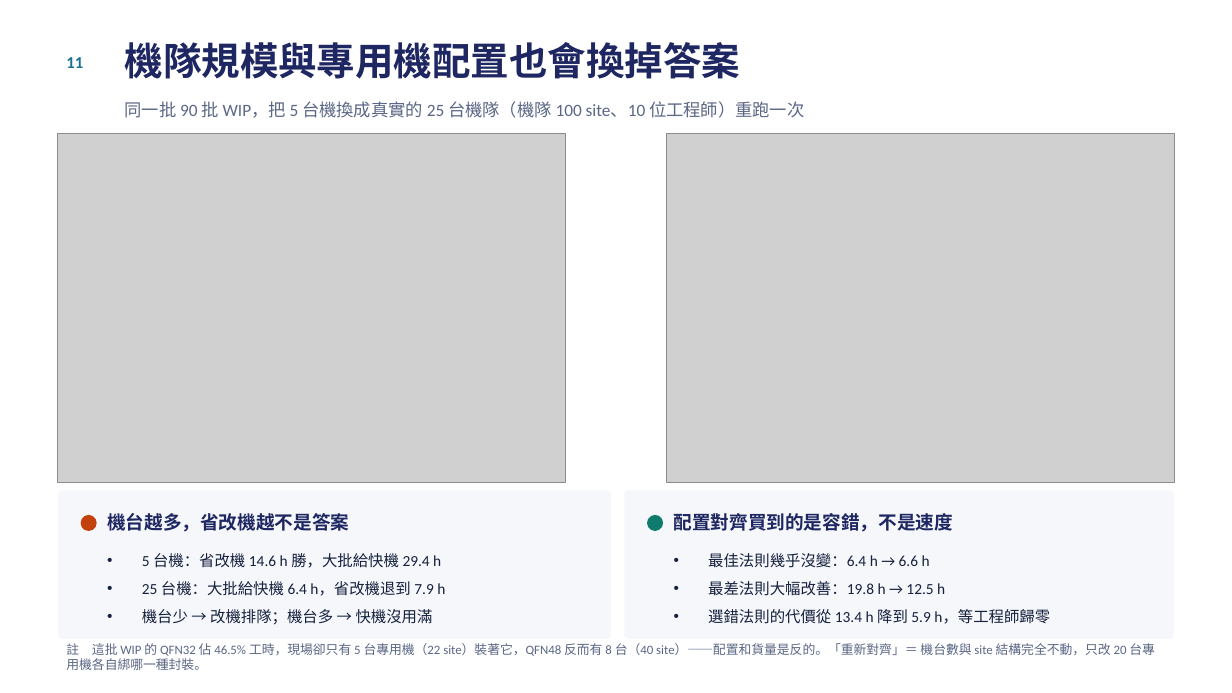
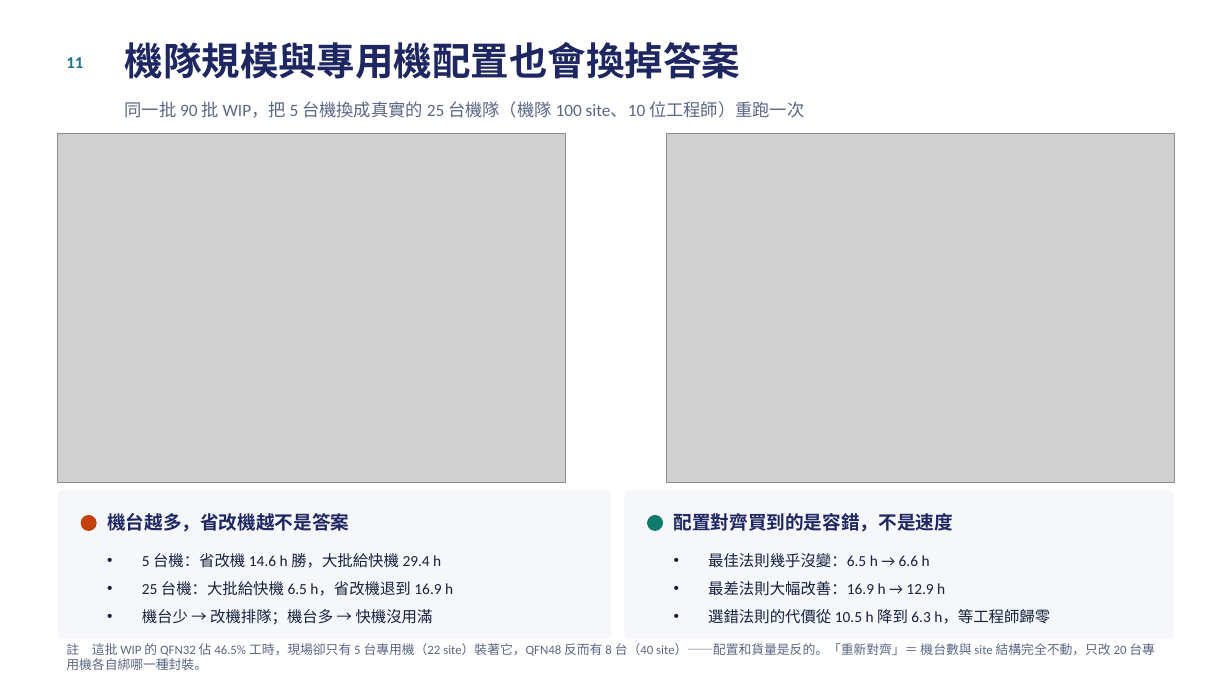
Before and after one commit to cnshow2025/my-factory, a slide deck: slide 12 of docs/測試排程分析報告.pptx. Drawn at 1232x693 pixels with LibreOffice and Linux fonts; fonts in the diff are those of the drawing; grey boxes stand for pictures. Boxes give left, top, right and bottom in pixels: in the first picture for what was removed or moved away, otherwise in the second. Text is boxed around its words. In the diff, an @@ line names an element or a change of style, - is before the commit and + after.

```diff
--- a/docs/測試排程分析報告.pptx
+++ b/docs/測試排程分析報告.pptx
@@ text at (708,553,1050,624): text changed @@
-• 最佳法則幾乎沒變：6.4 h → 6.6 h
-• 最差法則大幅改善：19.8 h → 12.5 h
-• 選錯法則的代價從 13.4 h 降到 5.9 h，等工程師歸零
+• 最佳法則幾乎沒變：6.5 h → 6.6 h
+• 最差法則大幅改善：16.9 h → 12.9 h
+• 選錯法則的代價從 10.5 h 降到 6.3 h，等工程師歸零
@@ text at (142,581,453,596): text changed @@
-• 25 台機：大批給快機 6.4 h，省改機退到 7.9 h
+• 25 台機：大批給快機 6.5 h，省改機退到 16.9 h
```
Also in this commit, not shown: 5 other slides changed, 3 other files.
